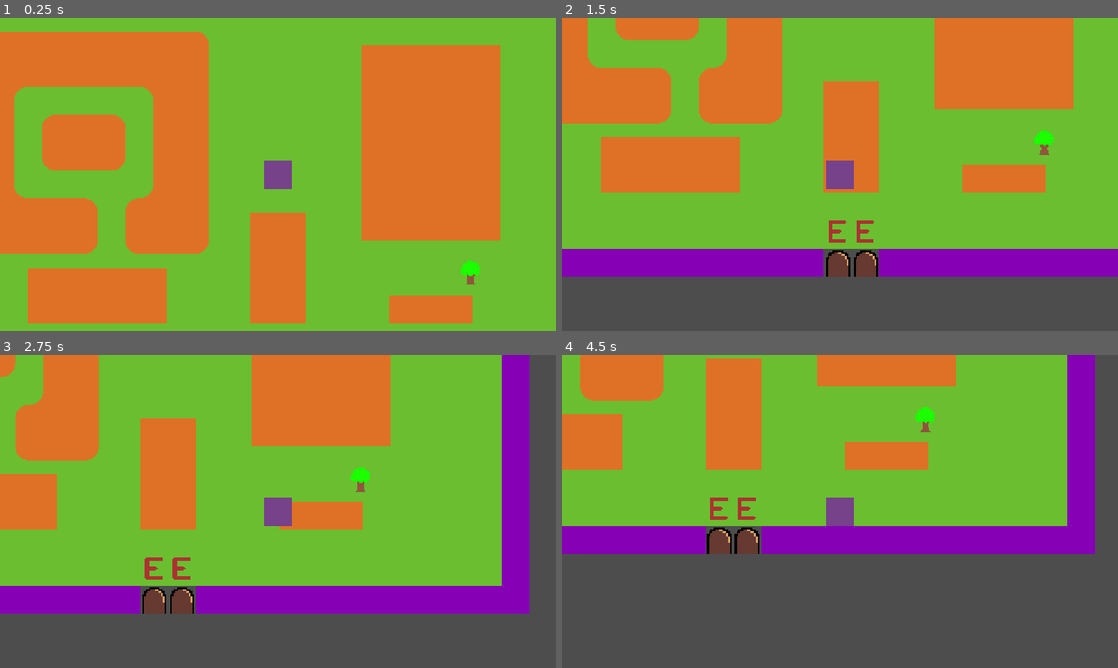
Above: before the commit, frames 1-4 (two rows, left to right).
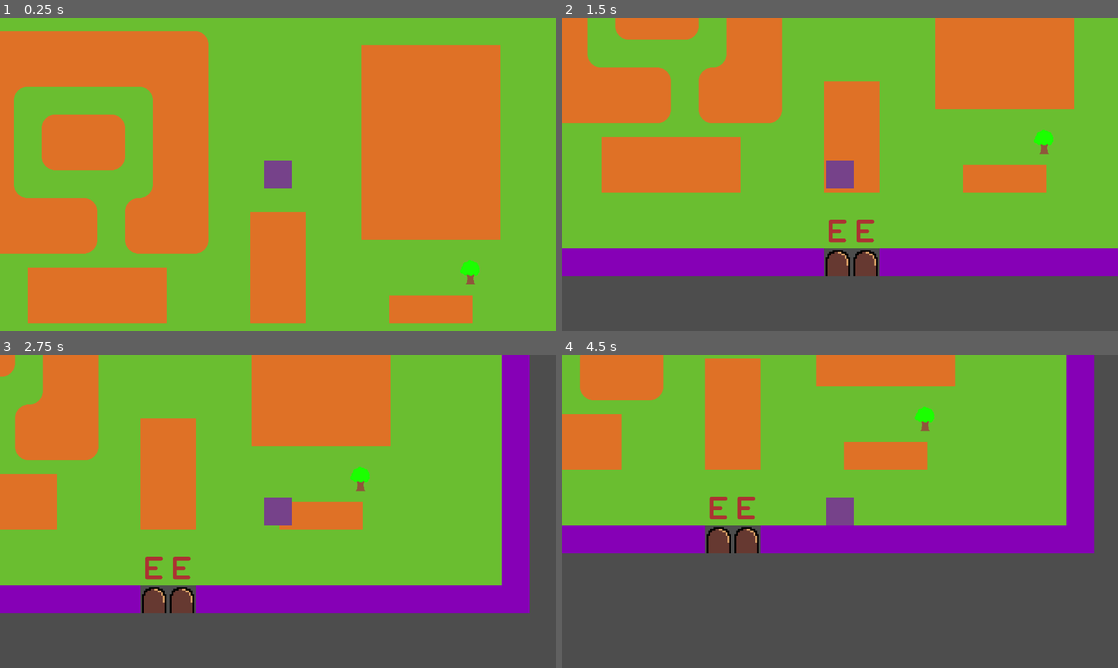
Above: after the commit, the same moments.

Repository: IzzAmani/zokusei
Game: Godot game, scene res://main.tscn
Two runs of this game, one before a commit and one after it. Both use one fixed random seed, a clock stepped at 60 frames per second and the inputs below.
Inputs:
- Up to frame 1 (0.25 s): no input
- Up to frame 2 (1.5 s): tap Enter at 0.5 s; hold S (playermoveD) 0.53-1.28 s; tap A (playermoveL) at 1.35 s
- Up to frame 3 (2.75 s): tap Space at 2 s; hold D (playermoveR) from 2.03 s (still down)
- Up to frame 4 (4.5 s): release D (playermoveR) at 2.78 s; tap W (playermoveU) at 2.85 s; tap Enter at 3.5 s; hold S (playermoveD) 3.53-4.28 s; tap Space at 4.25 s; tap A (playermoveL) at 4.35 s

The runs differ from the first frame. In frame 1, 0.5% of the frame differs, in the area x 0-90%, y 4-86%; in frame 2, 1.2%; in frame 3, 0.7%; in frame 4, 1.4%, in the area x 0-96%, y 0-64%.

Commit message:
Added Tablet UI
Not functional yet lol

Diff:
--- a/UI/tablet.tscn
+++ b/UI/tablet.tscn
@@ -1,66 +1,138 @@
-[gd_scene load_steps=2 format=3 uid="uid://odbxyjyxgq2s"]
+[gd_scene load_steps=5 format=3 uid="uid://odbxyjyxgq2s"]
 
-[ext_resource type="Script" uid="uid://c7ll3hcd04bxf" path="res://control.gd" id="1_64bmd"]
+[ext_resource type="Texture2D" uid="uid://hmh3cxyhme6l" path="res://Arts/TabletBG.png" id="2_u2kli"]
+[ext_resource type="FontFile" uid="uid://bneiwm4cres16" path="res://Arts/ByteBounce.ttf" id="2_voad8"]
 
-[node name="Tablet" type="CanvasLayer"]
+[sub_resource type="StyleBoxTexture" id="StyleBoxTexture_1pblh"]
+texture = ExtResource("2_u2kli")
+expand_margin_left = 60.0
+expand_margin_top = 70.0
+expand_margin_right = 60.0
+expand_margin_bottom = 80.0
+
+[sub_resource type="Theme" id="Theme_u2kli"]
+default_font = ExtResource("2_voad8")
+default_font_size = 35
+
+[node name="CanvasLayer" type="CanvasLayer"]
 
 [node name="Control" type="Control" parent="."]
 layout_mode = 3
-anchors_preset = 15
+anchors_preset = 3
+anchor_left = 1.0
+anchor_top = 1.0
 anchor_right = 1.0
 anchor_bottom = 1.0
-grow_horizontal = 2
-grow_vertical = 2
-script = ExtResource("1_64bmd")
+grow_horizontal = 0
+grow_vertical = 0
+scale = Vector2(0.740722, 0.740722)
 
 [node name="Panel" type="Panel" parent="Control"]
 layout_mode = 1
-anchors_preset = 8
-anchor_left = 0.5
-anchor_top = 0.5
-anchor_right = 0.5
-anchor_bottom = 0.5
-offset_left = -137.0
-offset_top = -198.0
-offset_right = 137.0
-offset_bottom = 198.0
-grow_horizontal = 2
-grow_vertical = 2
+anchors_preset = 3
+anchor_left = 1.0
+anchor_top = 1.0
+anchor_right = 1.0
+anchor_bottom = 1.0
+offset_left = -349.659
+offset_top = -445.511
+offset_right = 34.3413
+offset_bottom = 66.4889
+grow_horizontal = 0
+grow_vertical = 0
+scale = Vector2(0.723193, 0.723193)
+theme_override_styles/panel = SubResource("StyleBoxTexture_1pblh")
 
 [node name="VBoxContainer" type="VBoxContainer" parent="Control/Panel"]
 layout_mode = 1
-anchors_preset = 15
+anchors_preset = 10
 anchor_right = 1.0
-anchor_bottom = 1.0
+offset_bottom = 218.0
 grow_horizontal = 2
-grow_vertical = 2
+theme = SubResource("Theme_u2kli")
+theme_override_constants/separation = 25
 
 [node name="HBoxContainer" type="HBoxContainer" parent="Control/Panel/VBoxContainer"]
 layout_mode = 2
-size_flags_vertical = 2
+size_flags_horizontal = 4
+size_flags_vertical = 4
 
-[node name="AttrLabel" type="Label" parent="Control/Panel/VBoxContainer/HBoxContainer"]
+[node name="Label" type="Label" parent="Control/Panel/VBoxContainer/HBoxContainer"]
 layout_mode = 2
-size_flags_horizontal = 6
-text = "Visibility:"
+size_flags_horizontal = 4
+text = "Kill Yourself: "
 
-[node name="AttrToggle" type="Button" parent="Control/Panel/VBoxContainer/HBoxContainer"]
+[node name="Button" type="Button" parent="Control/Panel/VBoxContainer/HBoxContainer"]
 layout_mode = 2
-size_flags_horizontal = 3
+size_flags_horizontal = 4
 size_flags_vertical = 4
-text = "ON"
+toggle_mode = true
+text = "Affirm :P :P ;P"
 
 [node name="HBoxContainer2" type="HBoxContainer" parent="Control/Panel/VBoxContainer"]
 layout_mode = 2
-size_flags_vertical = 2
+size_flags_horizontal = 4
+size_flags_vertical = 4
 
-[node name="AttrLabel" type="Label" parent="Control/Panel/VBoxContainer/HBoxContainer2"]
+[node name="Label" type="Label" parent="Control/Panel/VBoxContainer/HBoxContainer2"]
 layout_mode = 2
-size_flags_horizontal = 6
-text = "Visibility:"
+size_flags_horizontal = 4
+text = "Kill Yourself: "
 
-[node name="AttrToggle" type="Button" parent="Control/Panel/VBoxContainer/HBoxContainer2"]
+[node name="Button" type="Button" parent="Control/Panel/VBoxContainer/HBoxContainer2"]
 layout_mode = 2
-size_flags_horizontal = 3
+size_flags_horizontal = 4
 size_flags_vertical = 4
-text = "ON"
+toggle_mode = true
+text = "Affirm :P :P ;P"
+
+[node name="HBoxContainer3" type="HBoxContainer" parent="Control/Panel/VBoxContainer"]
+layout_mode = 2
+size_flags_horizontal = 4
+size_flags_vertical = 4
+
+[node name="Label" type="Label" parent="Control/Panel/VBoxContainer/HBoxContainer3"]
+layout_mode = 2
+size_flags_horizontal = 4
+text = "Kill Yourself: "
+
+[node name="Button" type="Button" parent="Control/Panel/VBoxContainer/HBoxContainer3"]
+layout_mode = 2
+size_flags_horizontal = 4
+size_flags_vertical = 4
+toggle_mode = true
+text = "Affirm :P :P ;P"
+
+[node name="HBoxContainer4" type="HBoxContainer" parent="Control/Panel/VBoxContainer"]
+layout_mode = 2
+size_flags_horizontal = 4
+size_flags_vertical = 4
+
+[node name="Label" type="Label" parent="Control/Panel/VBoxContainer/HBoxContainer4"]
+layout_mode = 2
+size_flags_horizontal = 4
+text = "Kill Yourself: "
+
+[node name="Button" type="Button" parent="Control/Panel/VBoxContainer/HBoxContainer4"]
+layout_mode = 2
+size_flags_horizontal = 4
+size_flags_vertical = 4
+toggle_mode = true
+text = "Affirm :P :P ;P"
+
+[node name="HBoxContainer5" type="HBoxContainer" parent="Control/Panel/VBoxContainer"]
+layout_mode = 2
+size_flags_horizontal = 4
+size_flags_vertical = 4
+
+[node name="Label" type="Label" parent="Control/Panel/VBoxContainer/HBoxContainer5"]
+layout_mode = 2
+size_flags_horizontal = 4
+text = "Kill Yourself: "
+
+[node name="Button" type="Button" parent="Control/Panel/VBoxContainer/HBoxContainer5"]
+layout_mode = 2
+size_flags_horizontal = 4
+size_flags_vertical = 4
+toggle_mode = true
+text = "Affirm :P :P ;P"
--- a/project.godot
+++ b/project.godot
@@ -19,7 +19,8 @@
 
 window/size/viewport_width=1280
 window/size/viewport_height=720
-window/stretch/mode="canvas_items"
+window/size/mode=3
+window/stretch/mode="viewport"
 
 [editor_plugins]
 
Binary file added: Arts/ByteBounce.ttf
Not shown, added: Arts/ByteBounce.ttf.import
Binary file added: Arts/Tablet.png
Not shown, added: Arts/Tablet.png.import
Binary file added: Arts/TabletBG.png
Not shown, added: Arts/TabletBG.png.import
